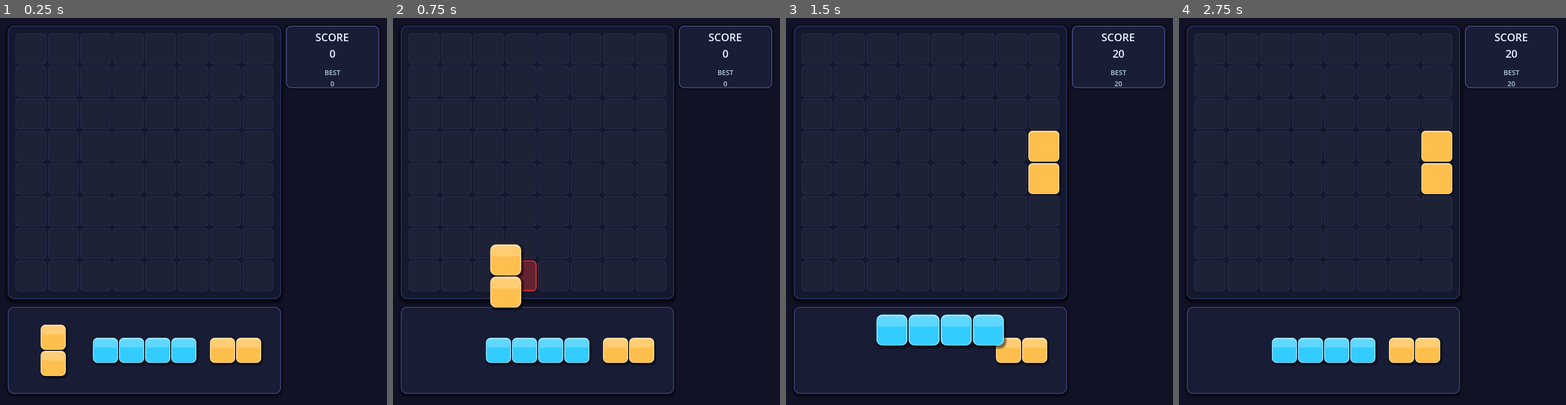
Above: before the commit, frames 1-4 (left to right).
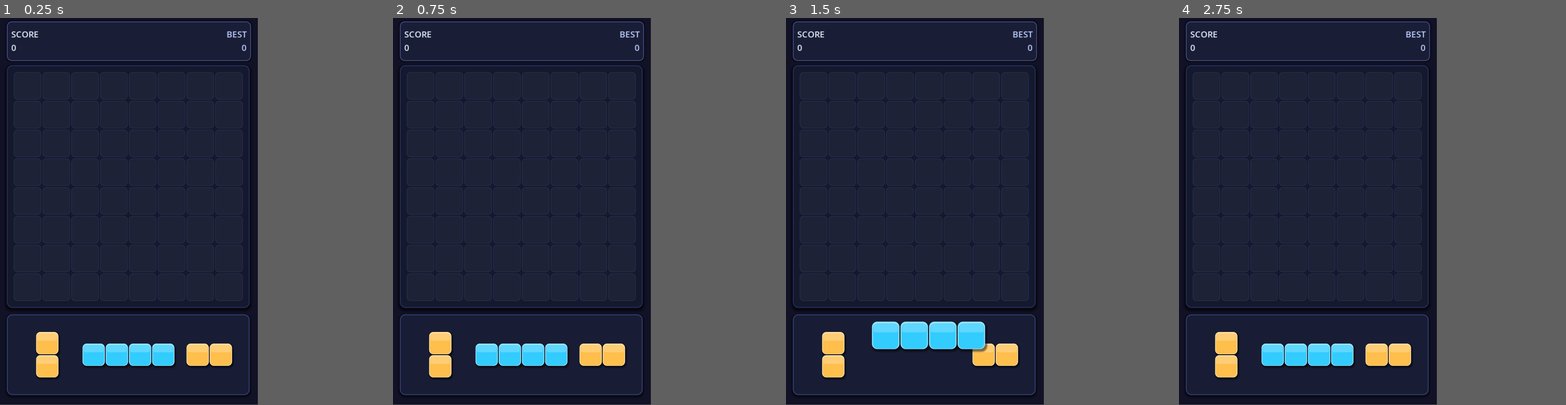
Above: after the commit, the same moments.

Repository: marksev/to-do
Game: Godot game, scene res://scenes/Main.tscn
Two runs of this game, one before a commit and one after it. Both use one fixed random seed, a clock stepped at 60 frames per second and the inputs below.
Inputs (mouse positions are in pixels of both pictures, inside the frame that each line leads up to):
- Up to frame 1 (0.25 s): no input
- Up to frame 2 (0.75 s): tap Enter at 0.5 s; drag from (447, 350) to (625, 126) at 0.52 s
- Up to frame 3 (1.5 s): drag from (929, 350) to (960, 288) at 1.27 s
- Up to frame 4 (2.75 s): move the mouse to (1415, 350) at 2.02 s; click (1415, 350) at 2.17 s
In our replay, the window is 800x800 before the commit and 533x799 after it. These sizes can differ from the game's own. Grey fills any space a smaller window leaves; there, only what the larger window draws over its background counts as a difference.

The runs differ from the first frame. In frame 1, 9.9% of the frame differs, in the area x 1-98%, y 0-98%; in frame 2, 11%; in frame 3, 12%; in frame 4, 11%.

Commit message:
Fix crash and portrait orientation for Android/mobile
- Switch renderer from Forward Plus to GL Compatibility — fixes crash on
  devices that don't support Vulkan (the primary crash cause)
- Change GPUParticles2D to CPUParticles2D — GPUParticles2D requires
  compute shaders unavailable on many mobile GPUs
- Set viewport to 600x900 with orientation=portrait — fixes the landscape
  issue; was previously 800x800 (square, no orientation lock)
- Enable emulate_mouse_from_touch and emulate_touch_from_mouse in project
- Add InputEventScreenTouch and InputEventScreenDrag handling in Main._input
  and Piece._gui_input so drag-and-drop works on touchscreens
- Redesign layout to portrait: score bar at top, board in center, tray below

https://claude.ai/code/session_01Tt8G2rem1smcUY48DJGoBe

Diff:
--- a/godot_blockblast/project.godot
+++ b/godot_blockblast/project.godot
@@ -9,17 +9,24 @@
 config/name="Block Blast"
 config/description="A Block Blast clone built in Godot 4"
 run/main_scene="res://scenes/Main.tscn"
-config/features=PackedStringArray("4.2", "Forward Plus")
+config/features=PackedStringArray("4.2", "GL Compatibility")
 config/icon="res://icon.svg"
 
 [display]
 
-window/size/viewport_width=800
-window/size/viewport_height=800
+window/size/viewport_width=600
+window/size/viewport_height=900
 window/size/resizable=false
+window/handheld/orientation="portrait"
 window/stretch/mode="canvas_items"
 window/stretch/aspect="keep"
 
+[input_devices]
+
+pointing/emulate_mouse_from_touch=true
+pointing/emulate_touch_from_mouse=true
+
 [rendering]
 
-renderer/rendering_method="forward_plus"
+renderer/rendering_method="gl_compatibility"
+renderer/rendering_method.mobile="gl_compatibility"
--- a/godot_blockblast/scenes/Main.tscn
+++ b/godot_blockblast/scenes/Main.tscn
@@ -22,14 +22,14 @@
 [node name="Board" parent="." instance=ExtResource("4")]
 layout_mode = 0
 offset_left = 16.0
-offset_top = 16.0
+offset_top = 110.0
 
 [node name="Tray" type="Panel" parent="."]
 layout_mode = 0
 offset_left = 16.0
-offset_top = 597.0
+offset_top = 690.0
 offset_right = 581.0
-offset_bottom = 777.0
+offset_bottom = 878.0
 
 [node name="UI" parent="." instance=ExtResource("5")]
 anchors_preset = 15
--- a/godot_blockblast/scenes/ParticleExplosion.tscn
+++ b/godot_blockblast/scenes/ParticleExplosion.tscn
@@ -1,29 +1,19 @@
-[gd_scene load_steps=4 format=3 uid="uid://particle001"]
+[gd_scene format=3 uid="uid://particle001"]
 
-[sub_resource type="Gradient" id="Gradient_1"]
-offsets = PackedFloat32Array(0.0, 1.0)
-colors = PackedColorArray(1, 1, 1, 1, 1, 1, 1, 0)
-
-[sub_resource type="GradientTexture1D" id="GradientTexture1D_1"]
-gradient = SubResource("Gradient_1")
-
-[sub_resource type="ParticleProcessMaterial" id="ParticleProcessMaterial_1"]
-direction = Vector3(0, -1, 0)
+[node name="ParticleExplosion" type="CPUParticles2D"]
+emitting = false
+amount = 18
+lifetime = 0.9
+explosiveness = 0.92
+randomness = 0.5
+local_coords = false
+direction = Vector2(0, -1)
 spread = 180.0
-initial_velocity_min = 80.0
-initial_velocity_max = 220.0
+initial_velocity_min = 70.0
+initial_velocity_max = 200.0
 angular_velocity_min = -180.0
 angular_velocity_max = 180.0
-gravity = Vector3(0, 200, 0)
-scale_min = 4.0
-scale_max = 10.0
-color_ramp = SubResource("GradientTexture1D_1")
-
-[node name="ParticleExplosion" type="GPUParticles2D"]
-amount = 24
-lifetime = 0.8
-explosiveness = 0.95
-randomness = 0.5
-local_coords = false
-emitting = false
-process_material = SubResource("ParticleProcessMaterial_1")
+gravity = Vector2(0, 220)
+scale_amount_min = 3.0
+scale_amount_max = 7.0
+color = Color(1, 0.95, 0.5, 1)
--- a/godot_blockblast/scenes/UI.tscn
+++ b/godot_blockblast/scenes/UI.tscn
@@ -11,45 +11,44 @@
 
 [node name="ScorePanel" type="Panel" parent="."]
 layout_mode = 0
-offset_left = 591.0
-offset_top = 16.0
-offset_right = 784.0
-offset_bottom = 145.0
+offset_left = 16.0
+offset_top = 8.0
+offset_right = 584.0
+offset_bottom = 100.0
 
-[node name="VBox" type="VBoxContainer" parent="ScorePanel"]
-anchors_preset = 15
-anchor_right = 1.0
-anchor_bottom = 1.0
+[node name="ScoreLabel" type="Label" parent="ScorePanel"]
+layout_mode = 0
 offset_left = 10.0
-offset_top = 8.0
-offset_right = -10.0
-offset_bottom = -8.0
-alignment = 1
-
-[node name="ScoreLabel" type="Label" parent="ScorePanel/VBox"]
+offset_top = 4.0
+offset_right = 280.0
+offset_bottom = 88.0
 text = "SCORE
 0"
-horizontal_alignment = 1
-theme_override_font_sizes/font_size = 22
+horizontal_alignment = 0
+vertical_alignment = 1
+theme_override_font_sizes/font_size = 20
 theme_override_colors/font_color = Color(0.9, 0.95, 1.0, 1)
 
-[node name="Spacer" type="Control" parent="ScorePanel/VBox"]
-custom_minimum_size = Vector2(0, 6)
-
-[node name="HighScoreLabel" type="Label" parent="ScorePanel/VBox"]
+[node name="HighScoreLabel" type="Label" parent="ScorePanel"]
+layout_mode = 0
+offset_left = 290.0
+offset_top = 4.0
+offset_right = 558.0
+offset_bottom = 88.0
 text = "BEST
 0"
-horizontal_alignment = 1
-theme_override_font_sizes/font_size = 14
-theme_override_colors/font_color = Color(0.7, 0.8, 0.9, 1)
+horizontal_alignment = 2
+vertical_alignment = 1
+theme_override_font_sizes/font_size = 20
+theme_override_colors/font_color = Color(0.75, 0.82, 1.0, 1)
 
 [node name="ComboPopup" type="Control" parent="."]
 layout_mode = 0
-offset_left = 140.0
-offset_top = 220.0
-offset_right = 580.0
-offset_bottom = 320.0
-pivot_offset = Vector2(220, 50)
+offset_left = 80.0
+offset_top = 370.0
+offset_right = 520.0
+offset_bottom = 460.0
+pivot_offset = Vector2(220, 45)
 visible = false
 
 [node name="ComboLabel" type="Label" parent="ComboPopup"]
@@ -59,9 +58,9 @@
 text = "COMBO x2!"
 horizontal_alignment = 1
 vertical_alignment = 1
-theme_override_font_sizes/font_size = 40
+theme_override_font_sizes/font_size = 42
 theme_override_colors/font_color = Color(1, 0.9, 0.1, 1)
-theme_override_colors/font_shadow_color = Color(0.6, 0.2, 0, 1)
+theme_override_colors/font_shadow_color = Color(0.5, 0.15, 0, 1)
 theme_override_constants/shadow_offset_x = 3
 theme_override_constants/shadow_offset_y = 3
 
@@ -80,10 +79,10 @@
 
 [node name="Panel" type="Panel" parent="GameOverOverlay"]
 layout_mode = 0
-offset_left = 220.0
-offset_top = 220.0
-offset_right = 580.0
-offset_bottom = 580.0
+offset_left = 110.0
+offset_top = 290.0
+offset_right = 490.0
+offset_bottom = 610.0
 
 [node name="VBox" type="VBoxContainer" parent="GameOverOverlay/Panel"]
 anchors_preset = 15
@@ -102,21 +101,21 @@
 theme_override_colors/font_color = Color(1, 0.3, 0.3, 1)
 
 [node name="Spacer1" type="Control" parent="GameOverOverlay/Panel/VBox"]
-custom_minimum_size = Vector2(0, 12)
+custom_minimum_size = Vector2(0, 14)
 
 [node name="FinalScoreLabel" type="Label" parent="GameOverOverlay/Panel/VBox"]
 text = "Score: 0"
 horizontal_alignment = 1
-theme_override_font_sizes/font_size = 22
+theme_override_font_sizes/font_size = 24
 
 [node name="FinalHighLabel" type="Label" parent="GameOverOverlay/Panel/VBox"]
 text = "Best: 0"
 horizontal_alignment = 1
-theme_override_font_sizes/font_size = 16
-theme_override_colors/font_color = Color(0.8, 0.85, 1.0, 1)
+theme_override_font_sizes/font_size = 17
+theme_override_colors/font_color = Color(0.78, 0.85, 1.0, 1)
 
 [node name="Spacer2" type="Control" parent="GameOverOverlay/Panel/VBox"]
-custom_minimum_size = Vector2(0, 16)
+custom_minimum_size = Vector2(0, 20)
 
 [node name="RestartButton" type="Button" parent="GameOverOverlay/Panel/VBox"]
 text = "PLAY AGAIN"
--- a/godot_blockblast/scripts/Main.gd
+++ b/godot_blockblast/scripts/Main.gd
@@ -119,16 +119,32 @@
 	if active_drag_piece == null:
 		return
 
+	var drag_pos := Vector2.ZERO
+	var is_motion := false
+	var is_release := false
+
 	if event is InputEventMouseMotion:
-		active_drag_piece.update_drag_position(event.global_position)
+		drag_pos = event.global_position
+		is_motion = true
+	elif event is InputEventScreenDrag:
+		drag_pos = event.position
+		is_motion = true
+	elif event is InputEventMouseButton and event.button_index == MOUSE_BUTTON_LEFT and not event.pressed:
+		drag_pos = event.global_position
+		is_release = true
+	elif event is InputEventScreenTouch and not event.pressed:
+		drag_pos = event.position
+		is_release = true
+
+	if is_motion:
+		active_drag_piece.update_drag_position(drag_pos)
 		var shape = active_drag_piece.shape
-		var grid_pos = board.get_snap_position(shape, event.global_position)
+		var grid_pos = board.get_snap_position(shape, drag_pos)
 		board.show_ghost(shape, active_drag_piece.piece_color, grid_pos.x, grid_pos.y)
-
-	elif event is InputEventMouseButton and event.button_index == MOUSE_BUTTON_LEFT and not event.pressed:
+	elif is_release:
 		var piece = active_drag_piece
 		active_drag_piece = null
-		piece.end_drag(event.global_position)
+		piece.end_drag(drag_pos)
 
 func _check_tray_refill():
 	var all_used = true
--- a/godot_blockblast/scripts/Piece.gd
+++ b/godot_blockblast/scripts/Piece.gd
@@ -91,8 +91,17 @@
 func _gui_input(event: InputEvent):
 	if used:
 		return
+	# Support both mouse press and touch tap
+	var pressed_pos = Vector2.ZERO
+	var got_press = false
 	if event is InputEventMouseButton and event.button_index == MOUSE_BUTTON_LEFT and event.pressed:
-		_start_drag(event.global_position)
+		pressed_pos = event.global_position
+		got_press = true
+	elif event is InputEventScreenTouch and event.pressed:
+		pressed_pos = event.position
+		got_press = true
+	if got_press:
+		_start_drag(pressed_pos)
 		get_viewport().set_input_as_handled()
 
 func _start_drag(global_pos: Vector2):
--- a/godot_blockblast/scripts/UI.gd
+++ b/godot_blockblast/scripts/UI.gd
@@ -2,8 +2,9 @@
 
 signal restart_pressed
 
-@onready var score_label = $ScorePanel/VBox/ScoreLabel
-@onready var high_score_label = $ScorePanel/VBox/HighScoreLabel
+@onready var score_label = $ScorePanel/ScoreLabel
+@onready var high_score_label = $ScorePanel/HighScoreLabel
+@onready var score_panel = $ScorePanel
 @onready var game_over_overlay = $GameOverOverlay
 @onready var final_score_label = $GameOverOverlay/Panel/VBox/FinalScoreLabel
 @onready var final_high_label = $GameOverOverlay/Panel/VBox/FinalHighLabel
@@ -14,29 +15,29 @@
 var target_score: int = 0
 var score_tween: Tween = null
 
-@onready var score_panel = $ScorePanel
-
 func _ready():
 	game_over_overlay.visible = false
 	combo_popup.visible = false
-	_style_score_panel()
+	_apply_styles()
 
-func _style_score_panel():
-	var style = StyleBoxFlat.new()
-	style.bg_color = Color(0.1, 0.12, 0.22, 0.95)
-	style.border_width_left = 2
-	style.border_width_right = 2
-	style.border_width_top = 2
-	style.border_width_bottom = 2
-	style.border_color = Color(0.3, 0.35, 0.6, 0.8)
-	style.corner_radius_top_left = 10
-	style.corner_radius_top_right = 10
-	style.corner_radius_bottom_left = 10
-	style.corner_radius_bottom_right = 10
-	style.shadow_color = Color(0, 0, 0, 0.5)
-	style.shadow_size = 5
-	score_panel.add_theme_stylebox_override("panel", style)
+func _apply_styles():
+	# Score panel (top bar)
+	var sp_style = StyleBoxFlat.new()
+	sp_style.bg_color = Color(0.1, 0.12, 0.22, 0.95)
+	sp_style.border_width_left = 2
+	sp_style.border_width_right = 2
+	sp_style.border_width_top = 2
+	sp_style.border_width_bottom = 2
+	sp_style.border_color = Color(0.3, 0.35, 0.6, 0.8)
+	sp_style.corner_radius_top_left = 10
+	sp_style.corner_radius_top_right = 10
+	sp_style.corner_radius_bottom_left = 10
+	sp_style.corner_radius_bottom_right = 10
+	sp_style.shadow_color = Color(0, 0, 0, 0.5)
+	sp_style.shadow_size = 5
+	score_panel.add_theme_stylebox_override("panel", sp_style)
 
+	# Game over panel
 	var go_panel = $GameOverOverlay/Panel
 	var go_style = StyleBoxFlat.new()
 	go_style.bg_color = Color(0.08, 0.1, 0.2, 0.98)
@@ -75,16 +76,15 @@
 
 	var tween = create_tween()
 	tween.set_parallel(true)
-	tween.tween_property(combo_popup, "scale", Vector2(1.2, 1.2), 0.2).set_ease(Tween.EASE_OUT)
+	tween.tween_property(combo_popup, "scale", Vector2(1.15, 1.15), 0.18).set_ease(Tween.EASE_OUT)
 	tween.tween_property(combo_popup, "modulate:a", 1.0, 0.1)
 	await tween.finished
 
 	var tween2 = create_tween()
-	tween2.set_parallel(true)
-	tween2.tween_property(combo_popup, "scale", Vector2(1.0, 1.0), 0.1)
+	tween2.tween_property(combo_popup, "scale", Vector2(1.0, 1.0), 0.08)
 	await tween2.finished
 
-	await get_tree().create_timer(0.8).timeout
+	await get_tree().create_timer(0.9).timeout
 
 	var tween3 = create_tween()
 	tween3.tween_property(combo_popup, "modulate:a", 0.0, 0.3)
